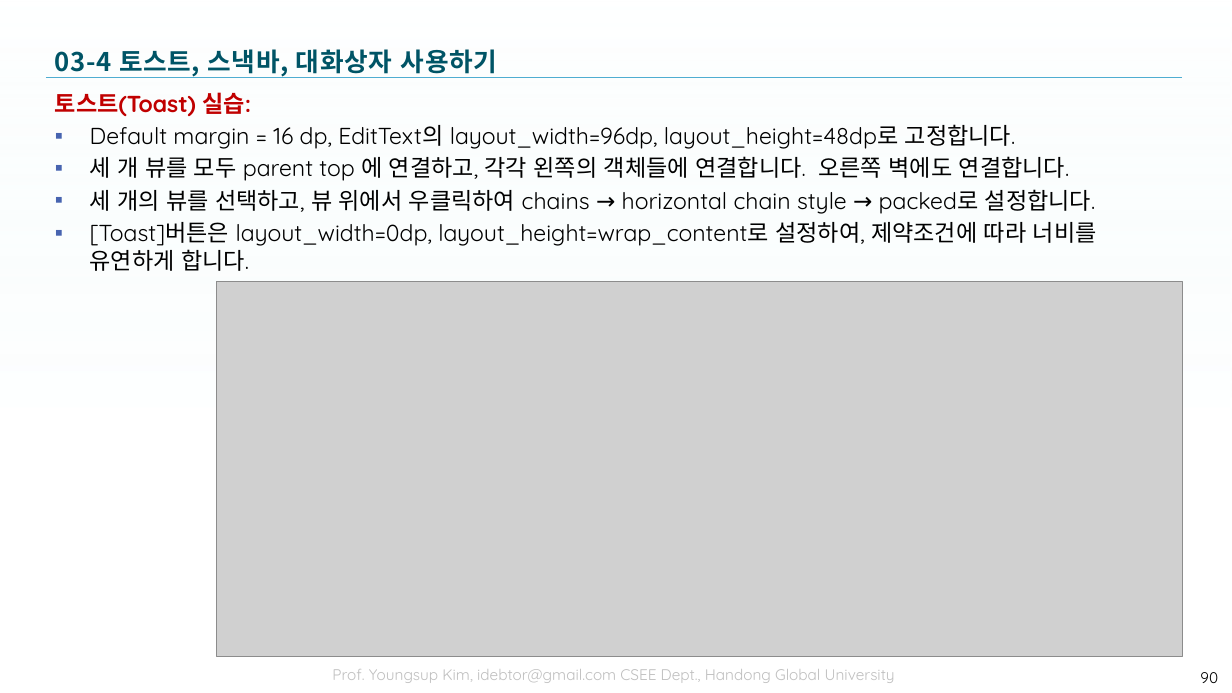
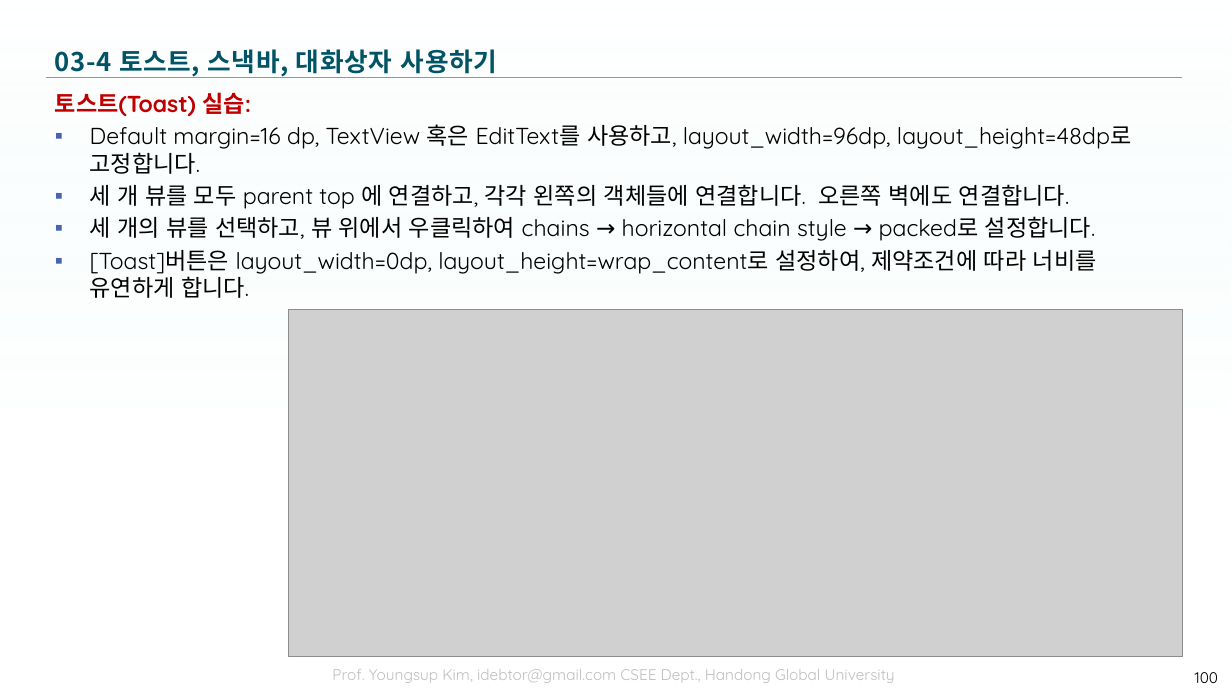
Before and after one commit to tae7841/HuStarAS, a slide deck: slide 100 of ppts/03Widget.pptx (slide 90 before the commit). Drawn at 1232x693 pixels with LibreOffice and Linux fonts; fonts in the diff are those of the drawing; grey boxes stand for pictures; background and template pictures are left out. Boxes give left, top, right and bottom in pixels: in the first picture for what was removed or moved away, otherwise in the second. Text is boxed around its words. In the diff, an @@ line names an element or a change of style, - is before the commit and + after.

```diff
--- a/ppts/03Widget.pptx
+++ b/ppts/03Widget.pptx
@@ text at <box>90,124,1131,174</box>: text changed @@
-▪ Default margin = 16 dp, EditText의 layout_width=96dp, layout_height=48dp로 고정합니다.
+▪ Default margin=16 dp, TextView 혹은 EditText를 사용하고, layout_width=96dp, layout_height=48dp로 고정합니다.
@@ picture: place and size @@
-picture at <box>216,281,1183,656</box>
+picture at <box>288,310,1182,657</box>
@@ page number at <box>1195,672,1218,683</box>: text changed @@
-90
+100
```
Also in this commit, not shown: 24 other slides changed, 15 slides added, 8 slides removed.
